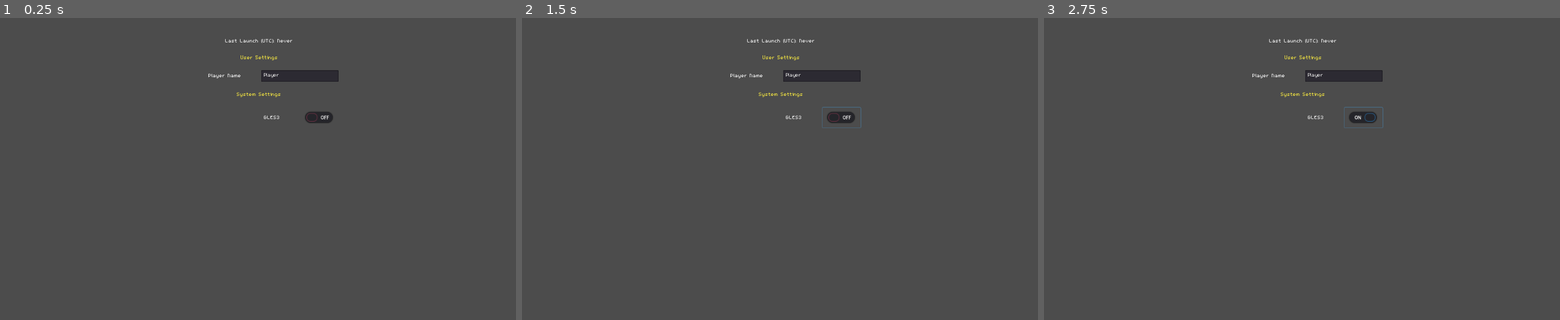
Above: before the commit, frames 1-3 (left to right).
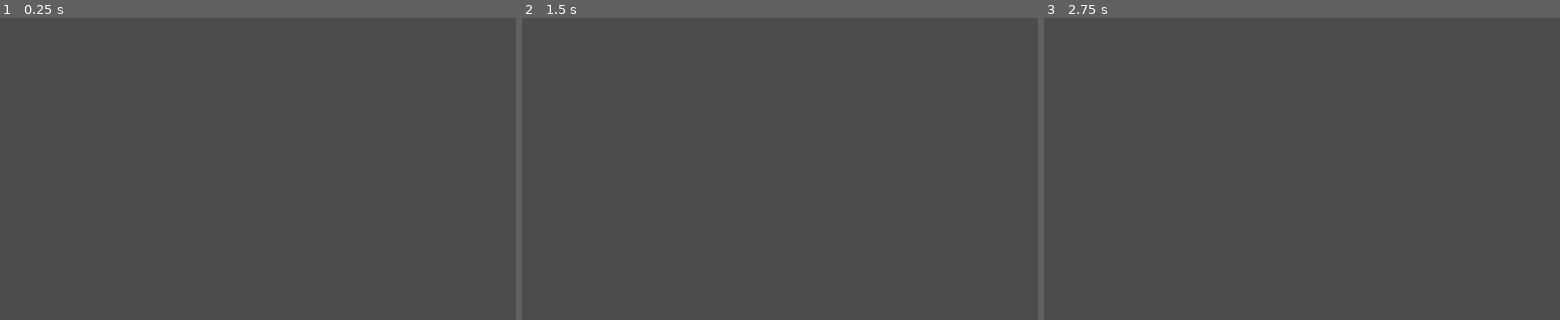
Above: after the commit, the same moments.

Repository: community-godot-germany/community-project-germany
Game: Godot game, scene res://Menüs/PausenMenü.tscn
The game is run twice, just before and just after one commit, with the same random seed, the same clock (stepped at 60 frames per second) and the same inputs. Before the commit the project starts from res://demo/demo.tscn.
Inputs (mouse positions are in pixels of both pictures, inside the frame that each line leads up to):
- Up to frame 1 (0.25 s): no input
- Up to frame 2 (1.5 s): click (841, 117) at 0.52 s; click (841, 117) at 1.27 s
- Up to frame 3 (2.75 s): click (1363, 117) at 2.02 s

The runs differ from the first frame. In frame 1, 1.0% of the frame differs, in the area x 40-66%, y 6-35%; in frame 2, 1.0%, in the area x 40-66%, y 6-37%; in frame 3, 1.0%.

Commit message:
fix pause key

Diff:
--- a/GUI/Scripts/PausenMenü.gd
+++ b/GUI/Scripts/PausenMenü.gd
@@ -22,7 +22,6 @@
 
 	#Ist richtig wenn Escape gedrückt wird
 	if Input.is_action_just_pressed("Pause"):
-
 		#Called Funktion PauseEntered()
 		if not pause_mode:
 			PauseEntered()
--- a/GUI/project.godot
+++ b/GUI/project.godot
@@ -16,7 +16,7 @@
 [application]
 
 config/name="Menüs"
-run/main_scene="res://demo/demo.tscn"
+run/main_scene="res://Menüs/PausenMenü.tscn"
 config/project_settings_override="user://system.ini"
 run/low_processor_mode=true
 config/icon="res://icon.png"
@@ -37,9 +37,16 @@
 window/stretch/mode="2d"
 window/stretch/aspect="expand"
 
+[input]
+
+Pause={
+"deadzone": 0.5,
+"events": [ Object(InputEventKey,"resource_local_to_scene":false,"resource_name":"","device":0,"alt":false,"shift":false,"control":false,"meta":false,"command":false,"pressed":false,"scancode":16777217,"unicode":0,"echo":false,"script":null)
+ ]
+}
+
 [rendering]
 
-quality/driver/driver_name="GLES2"
 quality/intended_usage/framebuffer_allocation=1
 quality/intended_usage/framebuffer_allocation.mobile=1
 
